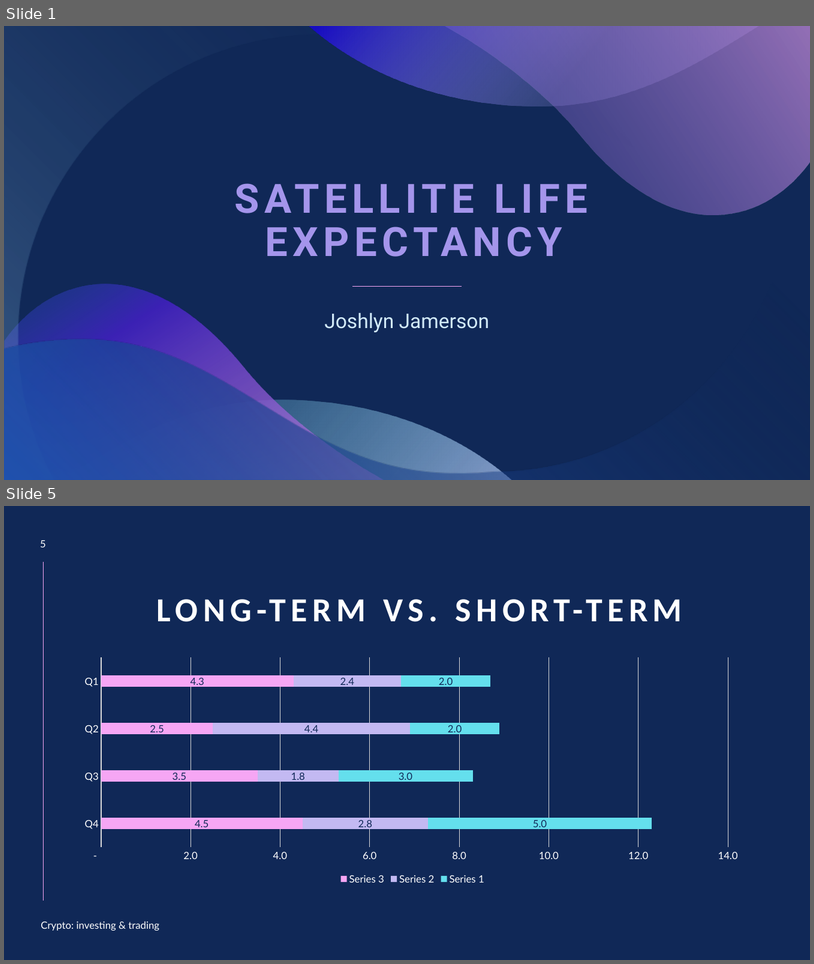
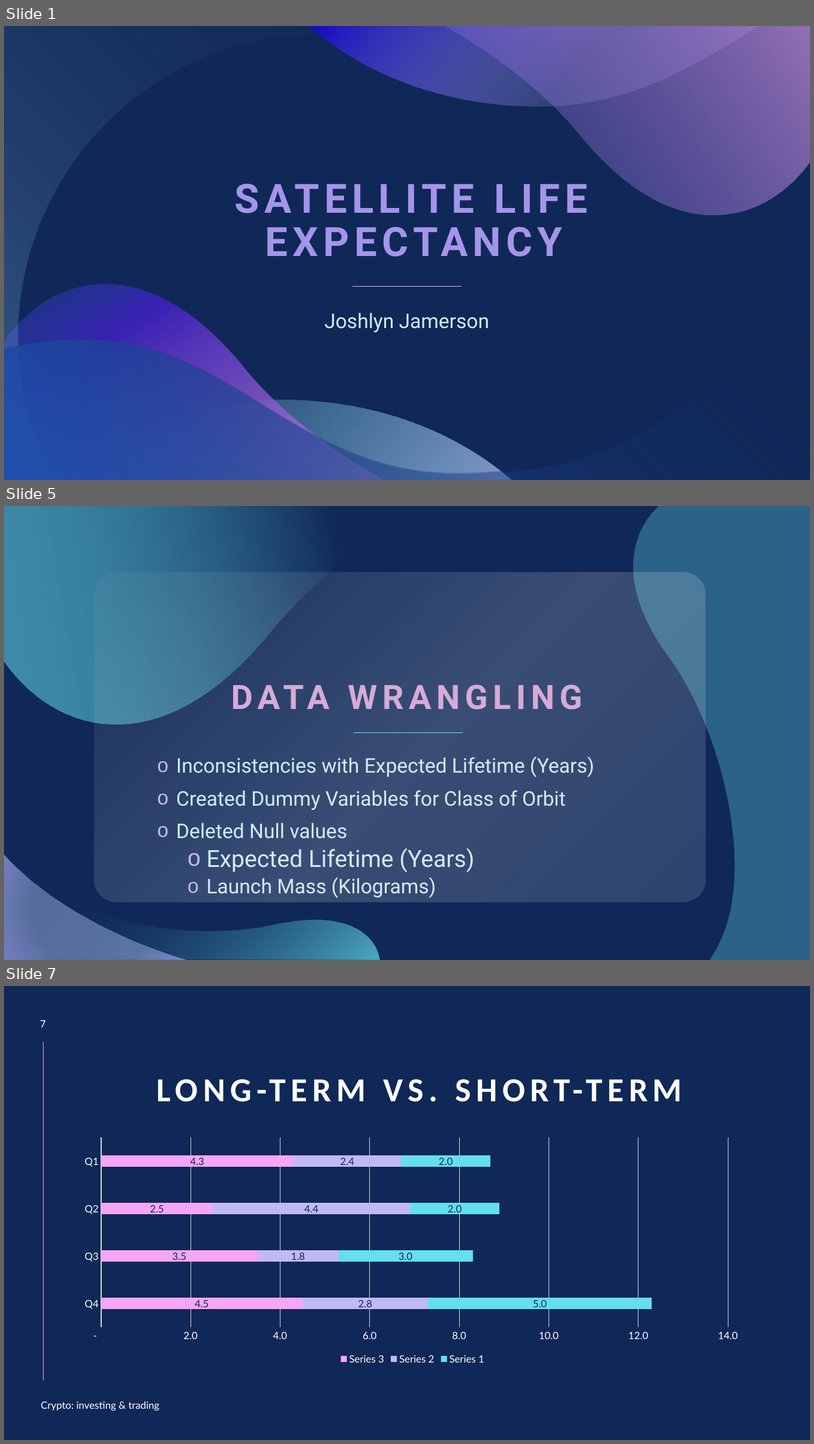
Before and after one commit to joshlynj/active_satellites, a slide deck: ppt/SATELLITE LIFE EXPECTANCY.pptx. Shown one above the other, each under a label of ours: slides 1 and 5 before the commit, slides 1, 5 and 7 after it; the slides between them are not shown. The pictures are 814x964 and 814x1444 pixels, drawn with LibreOffice and Linux fonts; fonts in the diff are those of the drawing. Boxes give left, top, right and bottom in pixels: in the first picture for what was removed or moved away, otherwise in the second. Text is boxed around its words. In the diff, an @@ line names an element or a change of style, - is before the commit and + after.

```diff
--- a/ppt/SATELLITE LIFE EXPECTANCY.pptx
+++ b/ppt/SATELLITE LIFE EXPECTANCY.pptx
@@ slide 5 added at (x1=4, y1=506, x2=810, y2=960), background #102857 @@
@@ freeform shape added at (x1=4, y1=506, x2=427, y2=724), fill gradient #102857 to #64DFED @@
@@ freeform shape added at (x1=634, y1=506, x2=810, y2=960), fill #64DFED at 32% opacity @@
@@ rounded rectangle added at (x1=94, y1=573, x2=706, y2=901), fill gradient #FFFFFF @@
@@ title added at (x1=152, y1=649, x2=663, y2=720), 40 pt, text #D6ABD7, bold @@
+DATA WRANGLING
@@ line added from (463, 733) to (354, 733), #64DFED 0.5 pt @@
@@ subtitle added at (x1=176, y1=756, x2=594, y2=898), 24 pt, text #D3EBF9 @@
+o Inconsistencies with Expected Lifetime (Years)
+o Created Dummy Variables for Class of Orbit
+o Deleted Null values
+  o Expected Lifetime (Years)
+  o Launch Mass (Kilograms)
@@ freeform shape added at (x1=4, y1=827, x2=380, y2=960), fill gradient #64DFED to #102857 @@
@@ freeform shape added at (x1=4, y1=854, x2=188, y2=960), fill gradient #ABC3F0 to #AAA5F9 @@
@@ what was slide 5 is now slide 7 @@
@@ page number at (x1=40, y1=1020, x2=46, y2=1027): text changed @@
-5
+7
```
Also in this commit, not shown: 1 slide changed, 3 other slides added, 4 slides removed.
